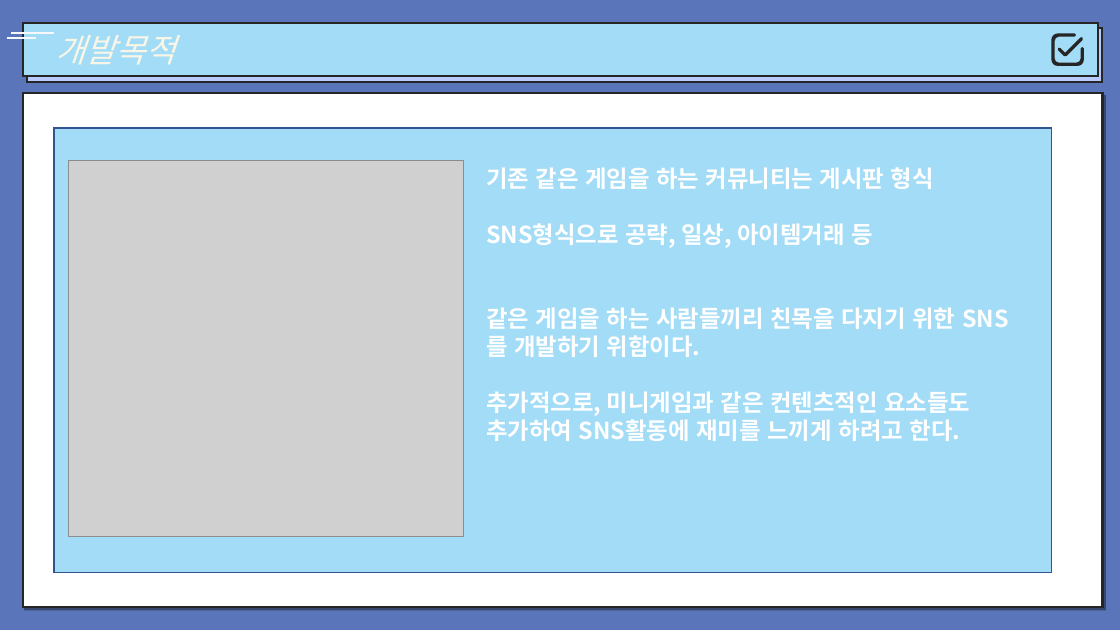
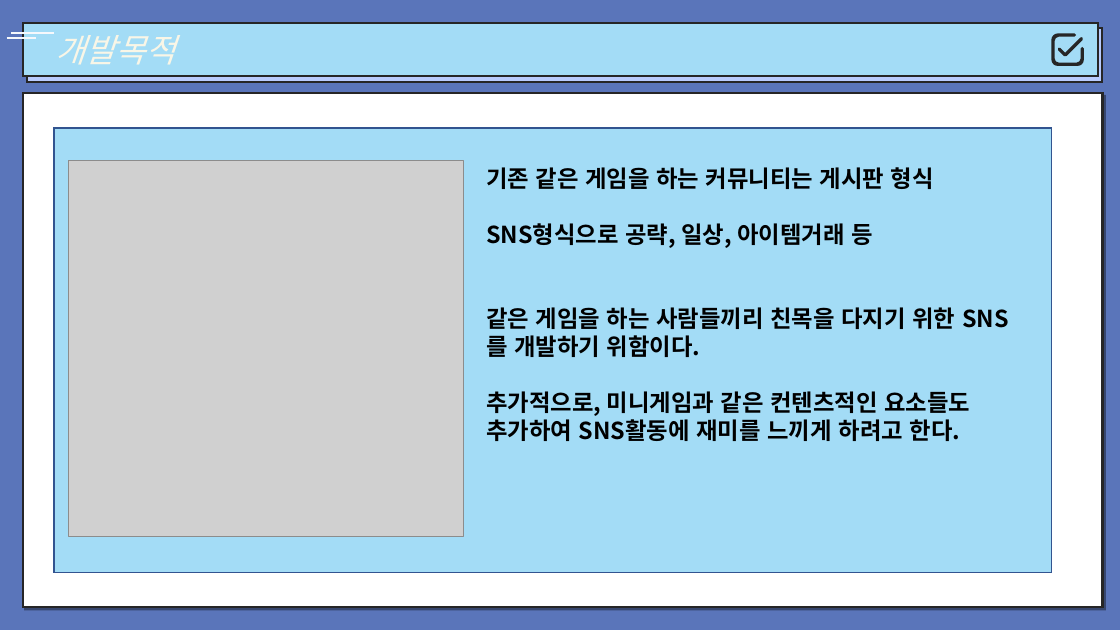
Before and after one commit to TeTedo/KeyboardWarrior, a slide deck: slide 3 of after/발표용ppt/기획/기획발표ppt.pptx. Drawn at 1120x630 pixels with LibreOffice and Linux fonts; fonts in the diff are those of the drawing; grey boxes stand for pictures. Boxes give left, top, right and bottom in pixels: in the first picture for what was removed or moved away, otherwise in the second. Text is boxed around its words. In the diff, an @@ line names an element or a change of style, - is before the commit and + after.

```diff
--- a/after/발표용ppt/기획/기획발표ppt.pptx
+++ b/after/발표용ppt/기획/기획발표ppt.pptx
@@ text "기존 같은 게임을 하는 커뮤니티는 ..." at [486,167,970,441]: text colour #FFFFFF to #000000 @@
```
Also in this commit, not shown: 1 other slide changed, 3 other files.
